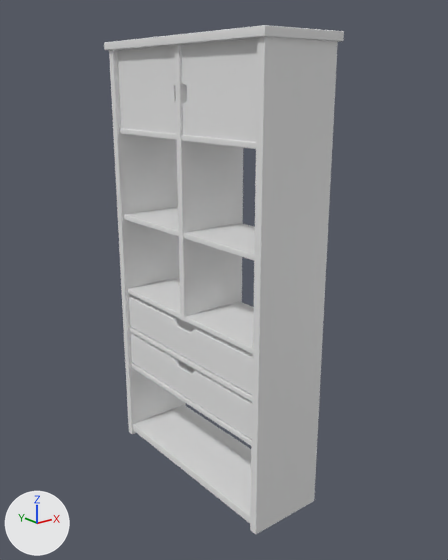
A saved change to the FBX model Assets/Models/Enviro01/m_wardrobe.fbx.
Rendered twice from a 50 mm camera at (-2.24, -2.92, 2.46) aimed at (0.05, -0.06, 1.31). Every picture has the same lights, and +X, +Y and +Z are marked at lower left. Where no turn or scale is listed for an object, it has been applied to the vertices.

The first picture shows 'm_wardrobe'.
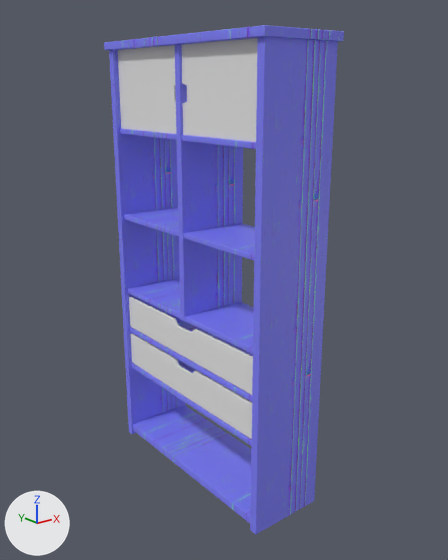
Changed parts and their boxes (x1, y1, x2, y2) in the pictures (448 x 560 px):
part 1 of me_plane_037, recoloured (grey to blue): (109, 37, 338, 534) in both
part 2 of me_plane_037, recoloured (grey to blue): (133, 405, 240, 472) in both
part 3 of me_plane_037, recoloured (grey to blue): (264, 25, 344, 41) in both
part 4 of me_plane_037, recoloured (grey to blue): (104, 25, 340, 50) in both

Edits to the bpy script that builds the scene:
```text
Add img_trim_low_defaultmaterial_normal_png:
    img_trim_low_defaultmaterial_normal_png = load_image('trim_low_DefaultMaterial_Normal.png', '../../Materials/Env01/WoodTrim/trim_low_DefaultMaterial_Normal.png', 1024, 1024, 'sRGB')
Add mat_wood:
    mat_wood = principled_material('Wood')
    mat_wood.texture = img_trim_low_defaultmaterial_normal_png
Change me_plane_037:
    where me_plane_037.from_pydata(...)  # 408 vertices, 302 faces; spans x -0.26..0.26, y -0.73..0.74, z 0.0..2.71
    used by ob_m_wardrobe; location = (0.0, 0.0, 0.0)
    me_plane_037 part 1: 114 of the faces centred in x -0.24..0.24, y -0.71..0.71, z 0.0..2.2 switch from mat_base_004 (white #e7e7e7) to mat_wood (picture img_trim_low_defaultmaterial_normal_png)
    me_plane_037 part 2: 16 of the faces centred in x -0.24..0.24, y 0.33..0.71, z 0.0..0.08 switch from mat_base_004 (white #e7e7e7) to mat_wood (picture img_trim_low_defaultmaterial_normal_png)
    me_plane_037 part 3: 10 of the faces centred in x -0.26..0.26, y -0.73..-0.72, z 2.67..2.71 switch from mat_base_004 (white #e7e7e7) to mat_wood (picture img_trim_low_defaultmaterial_normal_png)
    me_plane_037 part 4: 10 of the faces centred in x -0.26..0.26, y 0.0, z 2.67..2.71 switch from mat_base_004 (white #e7e7e7) to mat_wood (picture img_trim_low_defaultmaterial_normal_png)
```
